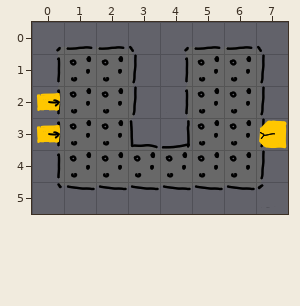
Level history. Tiled map: game/src/levels/test.tmx. Above is the file before it was changed.
Cells are 32x32 px. Shown: x 0..7, y 0..5.
And afterwards:
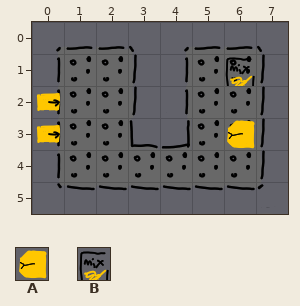
Key: from "tileset": A 4, B 5.
Objects are placed by their top-left corner, in cells (3,4 is the top-left corner of cell 3,4); size is 1x1 cell unless given.
The edit:
Layer "objects":
Object A at 7,3 becomes A at 6,3.
A new object: B at 6,1.
Where, in picture pixels (left, top, right, bottom), the same in both pictures:
added: (225, 57, 255, 86)
changed: (227, 120, 287, 149)
